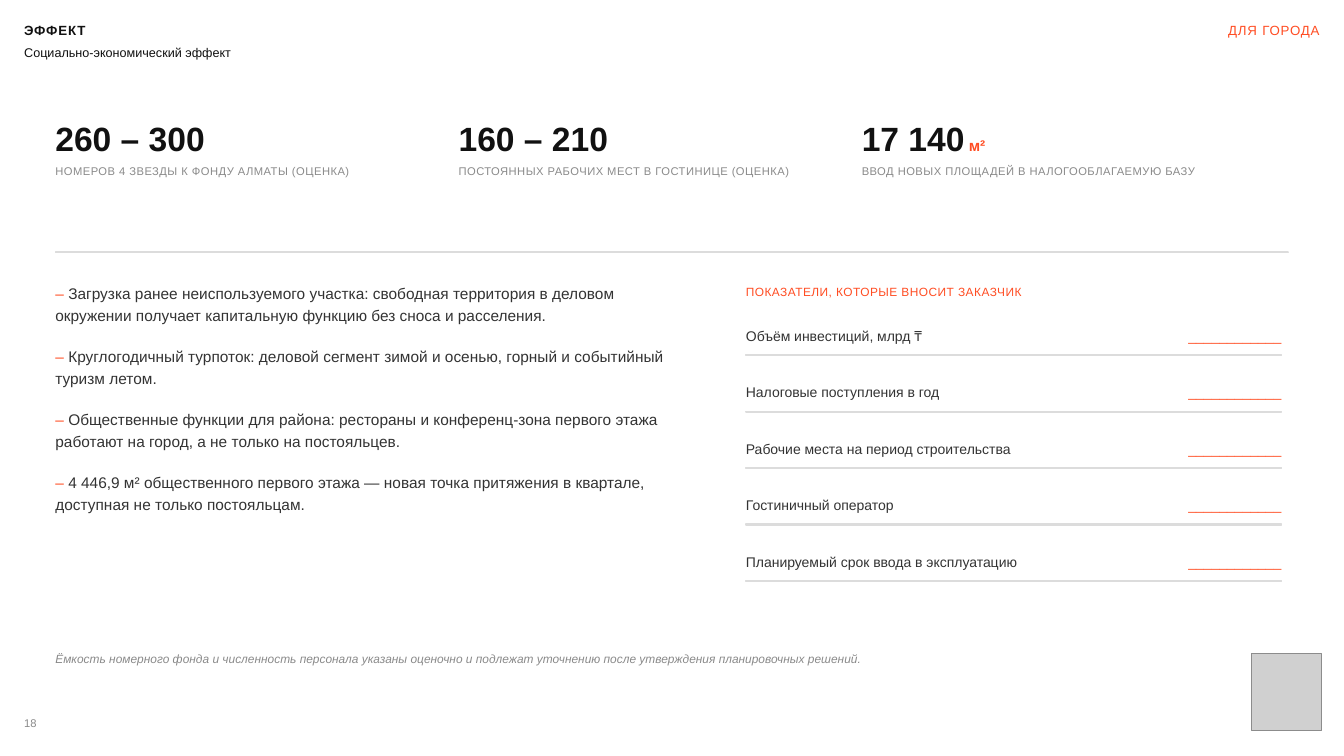
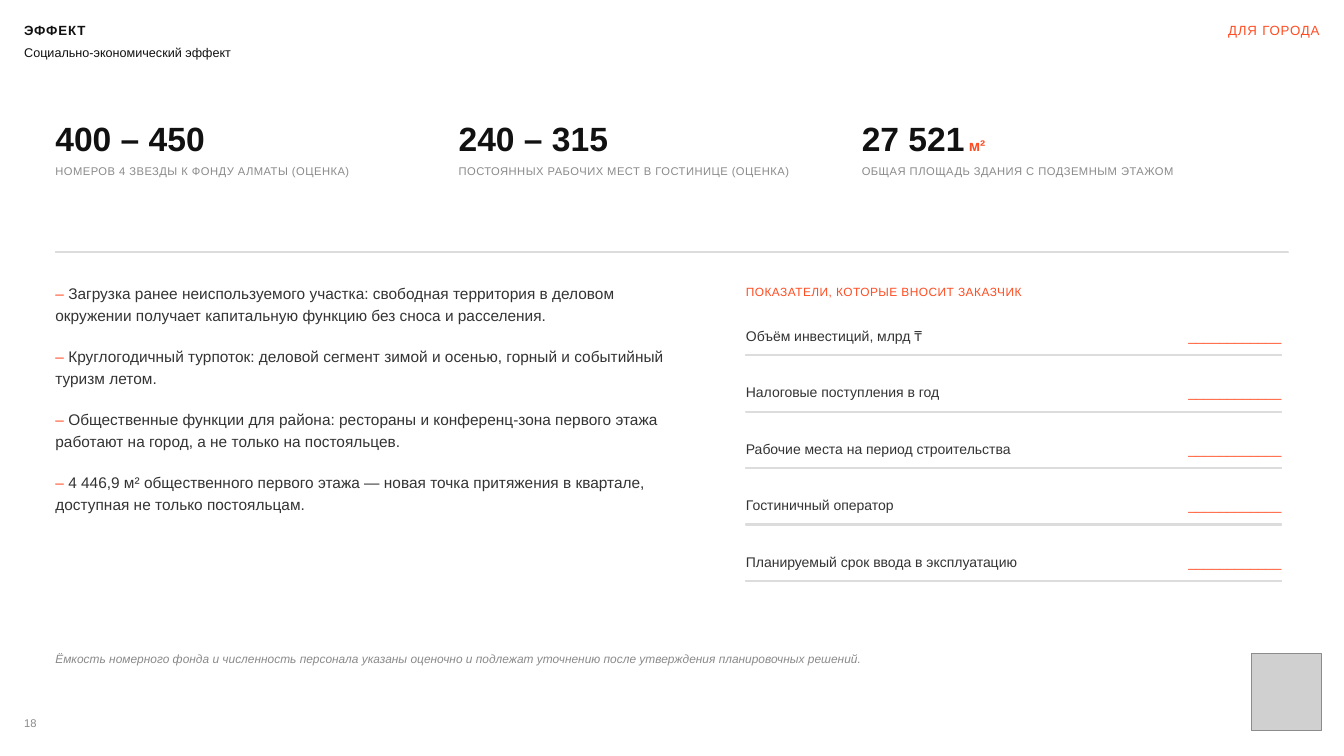
Before and after one commit to kzmeir/most, a slide deck: slide 18 of presentations/aurora-hotel/MOST_Bukhtarminskaya_akimat.pptx. Drawn at 1344x756 pixels with LibreOffice and Linux fonts; fonts in the diff are those of the drawing; grey boxes stand for pictures. Boxes give left, top, right and bottom in pixels: in the first picture for what was removed or moved away, otherwise in the second. Text is boxed around its words. In the diff, an @@ line names an element or a change of style, - is before the commit and + after.

```diff
--- a/presentations/aurora-hotel/MOST_Bukhtarminskaya_akimat.pptx
+++ b/presentations/aurora-hotel/MOST_Bukhtarminskaya_akimat.pptx
@@ text at (x1=55, y1=127, x2=205, y2=152): text changed @@
-260 – 300
+400 – 450
@@ text at (x1=459, y1=127, x2=608, y2=152): text changed @@
-160 – 210
+240 – 315
@@ text at (x1=862, y1=127, x2=986, y2=152): text changed @@
-17 140 м²
+27 521 м²
@@ text at (x1=862, y1=167, x2=1173, y2=177): text changed @@
-ВВОД НОВЫХ ПЛОЩАДЕЙ В НАЛОГООБЛАГАЕМУЮ БАЗУ
+ОБЩАЯ ПЛОЩАДЬ ЗДАНИЯ С ПОДЗЕМНЫМ ЭТАЖОМ
```
Also in this commit, not shown: 5 other slides changed, 3 other files.
